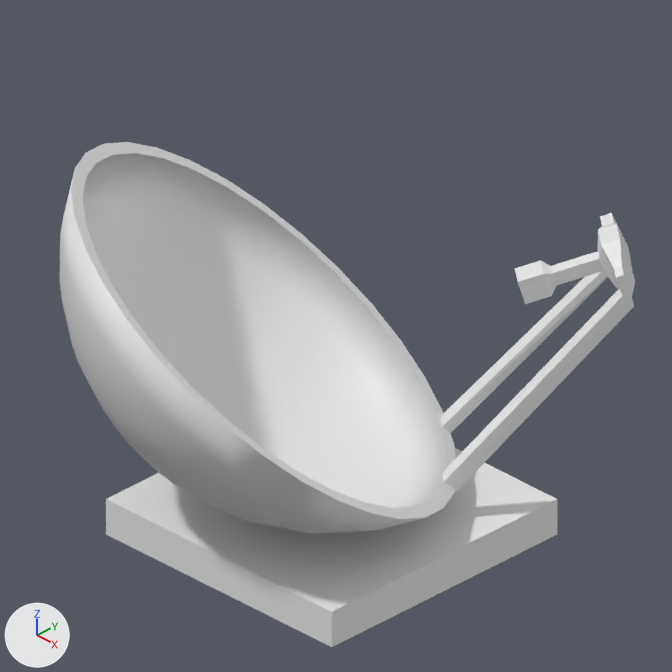
Renders of the Blender file Blender Editables/Anthena.blend from each side of a commit.
Before and after are seen from the file's camera 'Camera'. The axes (+X, +Y, +Z) are drawn at lower left. The lights are the same throughout. Both versions are drawn at frame 36 of the action 'SphereAction'; the numbers are the values there.
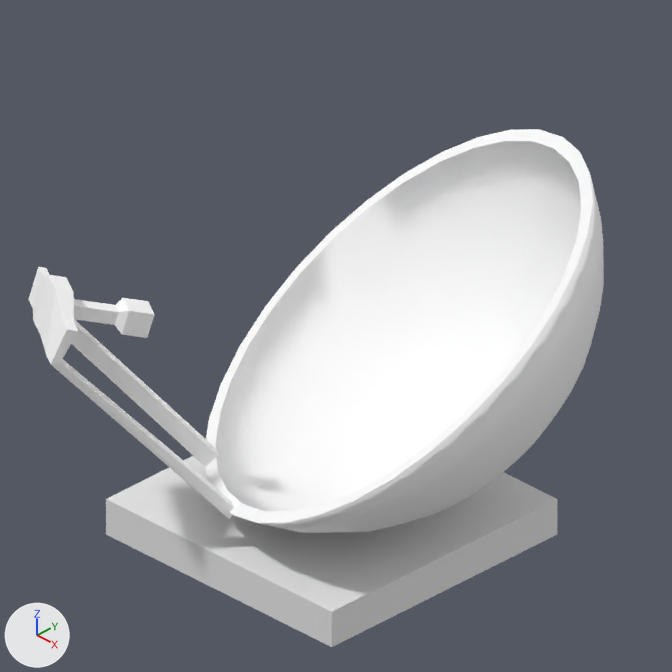
What changed in the scene script:
```text
Add mat_material_001:
    mat_material_001 = diffuse_material('Material.001')
    mat_material_001.base_color = (1.0, 1.0, 1.0)  # white #ffffff
Change me_sphere:
    where me_sphere.from_pydata(...)  # 434 vertices, 435 faces; spans x -0.93..0.92, y -0.92..0.92, z -1.0..0.72
    add me_sphere.materials.append(mat_material_001)  # white #ffffff
Change ob_sphere:
    ob_sphere.rotation_euler: (0.0, -0.698, 3.927) -> (0.0, -0.698, 0.915)  # degrees (0, -40, 225) -> degrees (0, -40, 52)
```

Pixel boxes (x1, y1, x2, y2) of what changed, in the pictures (672 x 672 px):
'Sphere', recoloured, turned: before (60, 142, 635, 534); after (28, 129, 604, 533)
